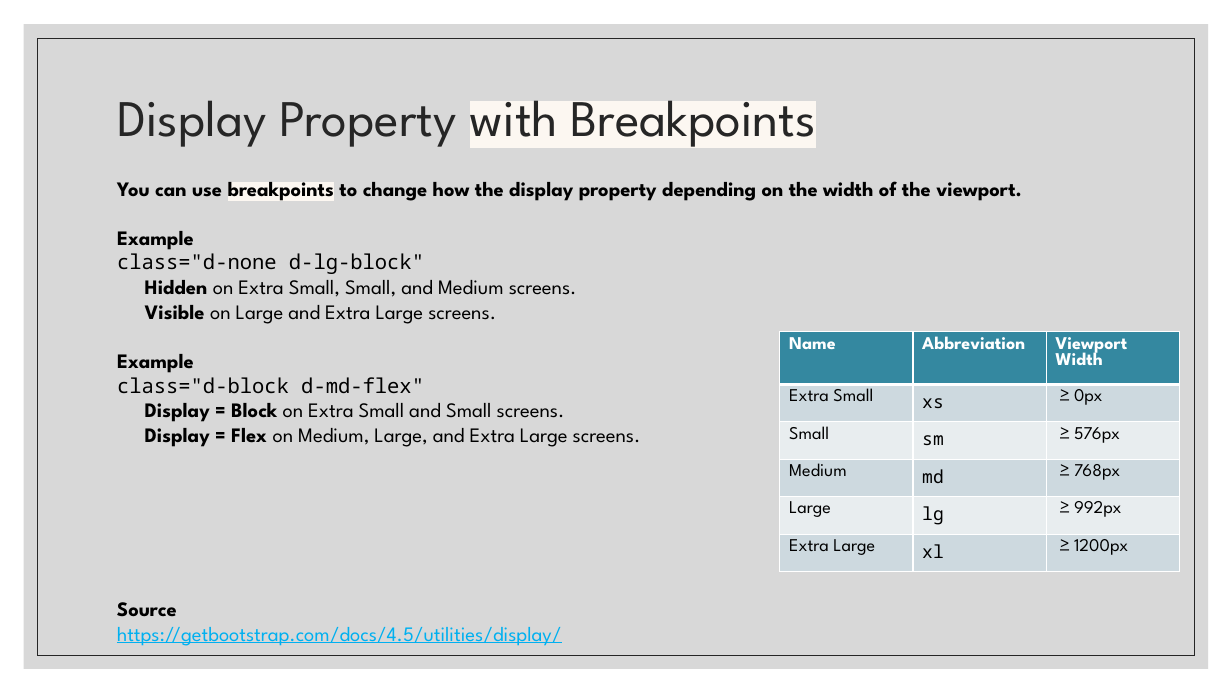
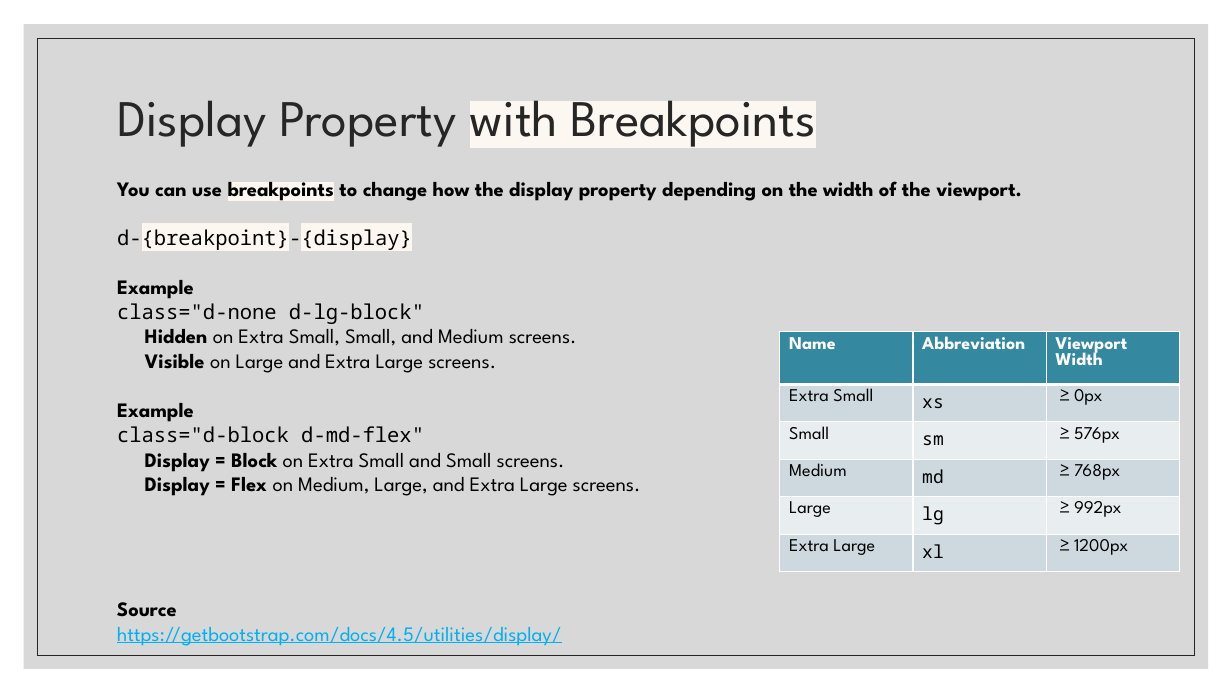
Before and after one commit to paulsmithkc/awd1000_base_lab_and_homework, a slide deck: slide 32 of bootstrap/slides/Intro to Bootstrap.pptx (slide 25 before the commit). Drawn at 1232x693 pixels with LibreOffice and Linux fonts; fonts in the diff are those of the drawing. Boxes give left, top, right and bottom in pixels: in the first picture for what was removed or moved away, otherwise in the second. Text is boxed around its words. In the diff, an @@ line names an element or a change of style, - is before the commit and + after.

```diff
--- a/bootstrap/slides/Intro to Bootstrap.pptx
+++ b/bootstrap/slides/Intro to Bootstrap.pptx
@@ text at (x1=117, y1=229, x2=412, y2=250): paragraph added @@
+d-{breakpoint}-{display}
```
Also in this commit, not shown: 1 other slide changed, 17 slides added.
